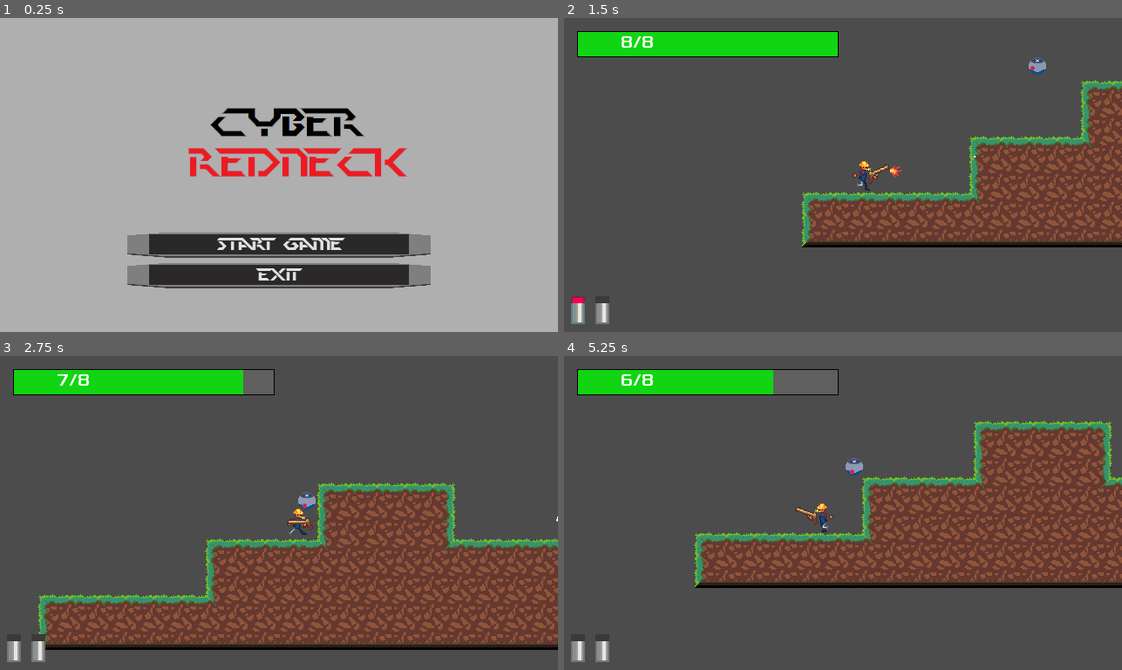
Above: before the commit, frames 1-4 (two rows, left to right).
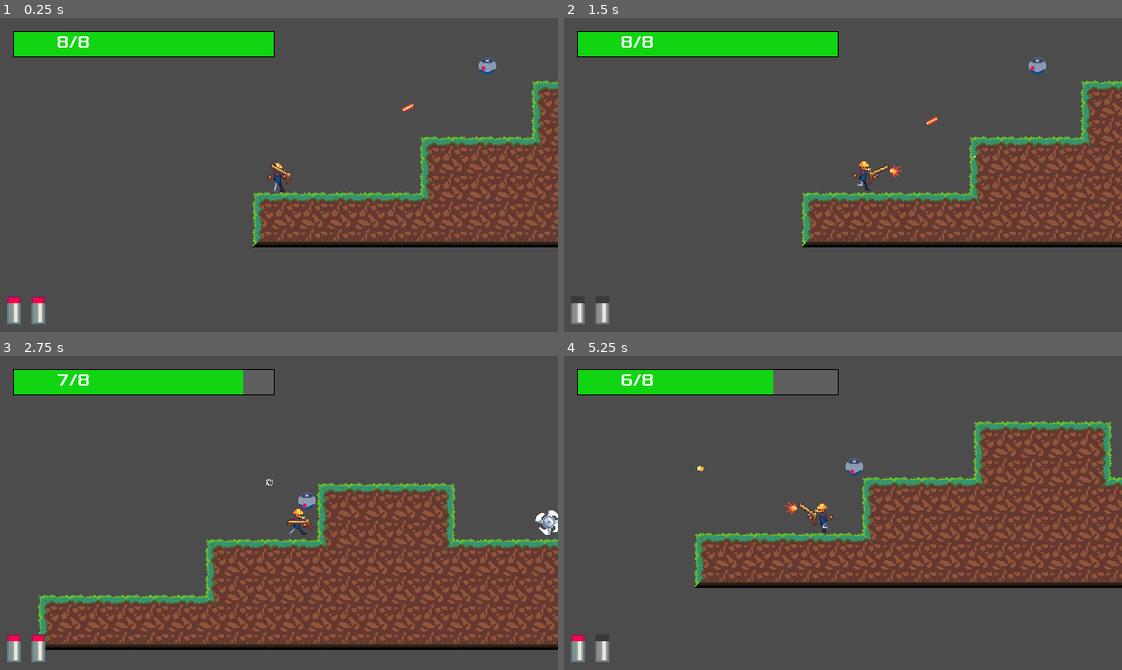
Above: after the commit, the same moments.

Repository: JamesDSource/Cyber-Gunslinger
Game: Godot game, scene res://Game/Game.tscn
The game is run twice, just before and just after one commit, with the same random seed, the same clock (stepped at 60 frames per second) and the same inputs. Before the commit the project starts from res://titlescreen/MainScreen.tscn. The engine's default icon, where the game draws it, is replaced by a stand-in: a white triangle on a blue panel in a dark square.
Inputs (mouse positions are in pixels of both pictures, inside the frame that each line leads up to):
- Up to frame 1 (0.25 s): no input
- Up to frame 2 (1.5 s): click (843, 244) at 0.5 s, where only the run before the commit has a clickable "Start Game"; move the mouse to (965, 159) at 1.27 s; hold Right (Right) from 1.28 s (still down); click (965, 159) at 1.35 s
- Up to frame 3 (2.75 s): keep holding Right (Right); tap W (Jump) at 1.52, 2.27 s; move the mouse to (167, 528) at 2.02 s; click (167, 528) at 2.1 s
- Up to frame 4 (5.25 s): move the mouse to (898, 443) at 2.77 s; release Right (Right) at 2.78 s; hold Left (Left) 2.78-3.53 s; click (898, 443) at 2.85 s; move the mouse to (815, 575) at 3.52 s; hold Right (Right) 3.53-5.03 s; click (815, 575) at 3.6 s; tap W (Jump) at 3.77, 4.52 s; move the mouse to (1010, 560) at 4.27 s; click (1010, 560) at 4.35 s; move the mouse to (675, 465) at 5.02 s; hold Left (Left) from 5.03 s (still down); click (675, 465) at 5.1 s

The runs differ from the first frame. In frame 1, 99% of the frame differs, in the area x 0-100%, y 0-100%; in frame 2, less than 0.1%; in frame 3, 0.3%; in frame 4, 0.2%.

Commit message:
12/5/2020

Diff:
--- a/Game/worldComplete.gd
+++ b/Game/worldComplete.gd
@@ -5,4 +5,4 @@
 	var bodies = get_overlapping_bodies()
 	for body in bodies:
 		if body.name == "Player":
-			get_tree().change_scene("Level4.tscn")
+			get_tree().change_scene("res://Game/Level4.tscn")
--- a/project.godot
+++ b/project.godot
@@ -16,7 +16,7 @@
 [application]
 
 config/name="Codeday Game"
-run/main_scene="res://titlescreen/MainScreen.tscn"
+run/main_scene="res://Game/Game.tscn"
 
 [display]
 
@@ -24,7 +24,7 @@
 window/size/height=360
 window/size/resizable=false
 window/size/fullscreen=true
-window/stretch/mode="viewport"
+window/stretch/mode="2d"
 window/stretch/aspect="keep"
 
 [importer_defaults]
